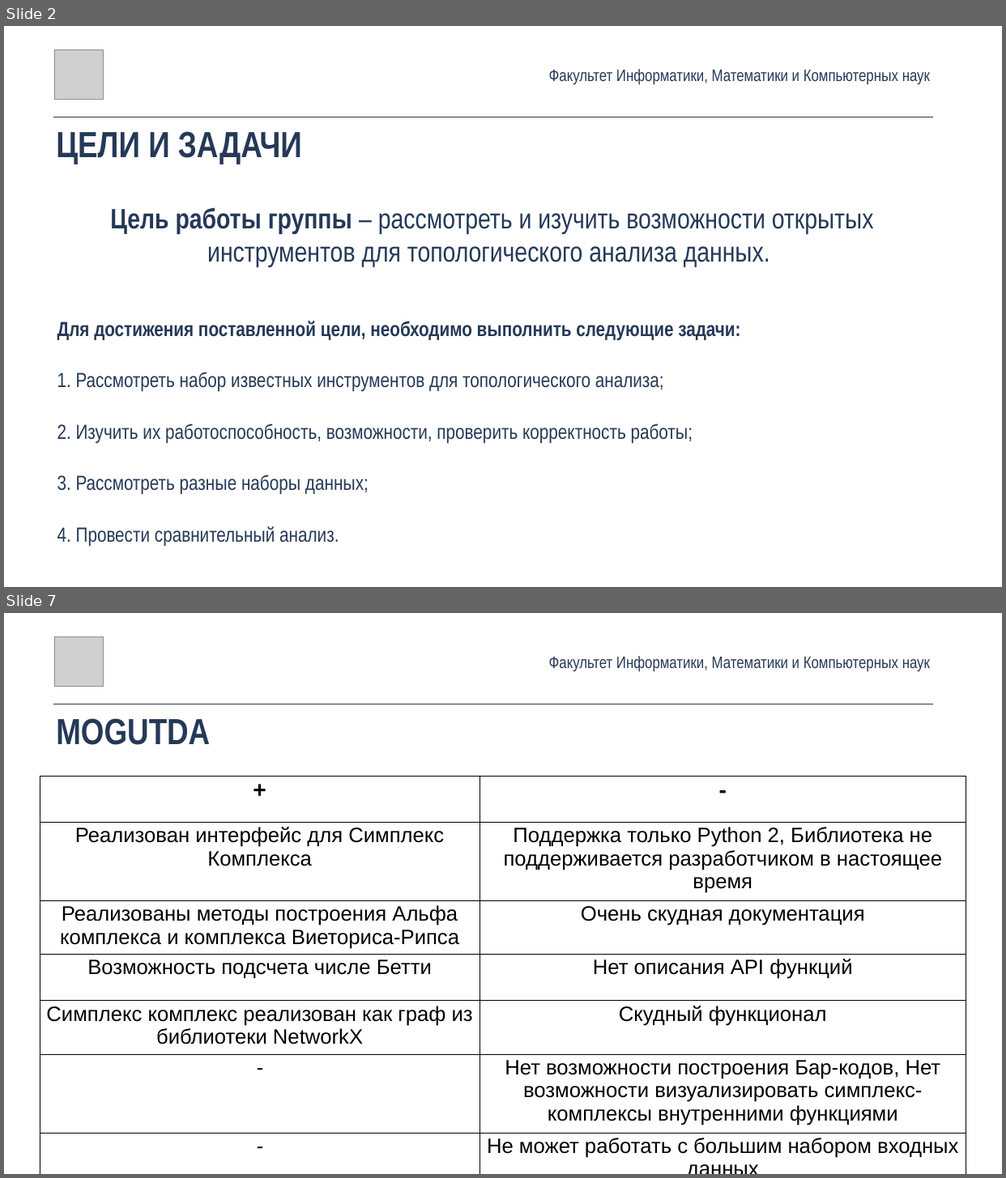
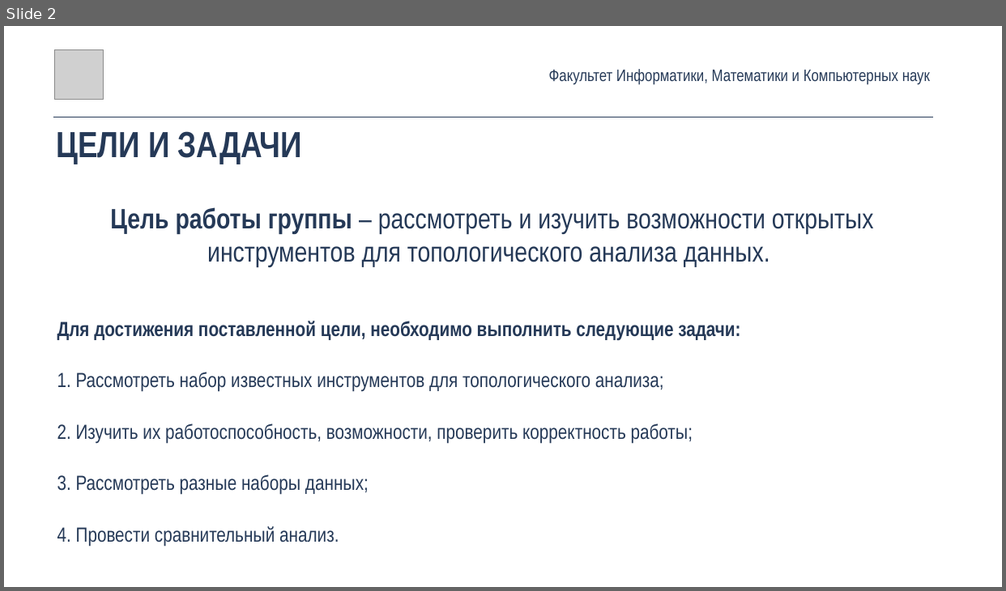
Before and after one commit to maksimovVva/hse-tda, a slide deck: survey.pptx. Shown one above the other, each under a label of ours: slides 2 and 7 before the commit, slide 2 after it; the slides between them are not shown. The pictures are 1006x1178 and 1006x591 pixels, drawn with LibreOffice and Linux fonts; fonts in the diff are those of the drawing; grey boxes stand for pictures. Boxes give left, top, right and bottom in pixels: in the first picture for what was removed or moved away, otherwise in the second. Text is boxed around its words. In the diff, an @@ line names an element or a change of style, - is before the commit and + after.

```diff
--- a/survey.pptx
+++ b/survey.pptx
@@ slide 7 removed at box(4, 613, 1002, 1174), background #FFFFFF @@
@@ picture removed at box(54, 637, 103, 686) @@
@@ text removed at box(549, 656, 930, 672) @@
-Факультет Информатики, Математики и Компьютерных наук
@@ line removed from (53, 704) to (933, 704) @@
@@ text removed at box(56, 718, 210, 745) @@
-MOGUTDA
@@ table removed at box(40, 776, 965, 1161), 7 rows, 2 columns @@
-+ | -
-Реализован интерфейс для Симплекс Комплекса | Поддержка только Python 2, Библиотека не поддерживается разработчиком в настоящее время
-Реализованы методы построения Альфа комплекса и комплекса Виеториса-Рипса | Очень скудная документация
-Возможность подсчета числе Бетти | Нет описания API функций
-Симплекс комплекс реализован как граф из библиотеки NetworkX | Скудный функционал
-- | Нет возможности построения Бар-кодов, Нет возможности визуализировать симплекс-комплексы внутренними функциями
-- | Не может работать с большим набором входных данных
```
Also in this commit, not shown: 4 slides changed, 6 slides added, 7 other slides removed, 33 other files.
